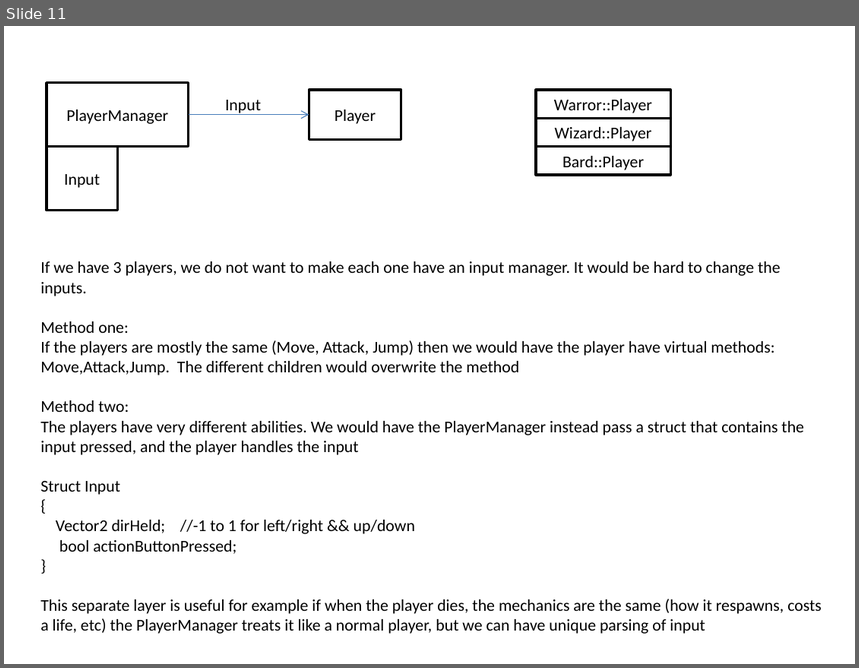
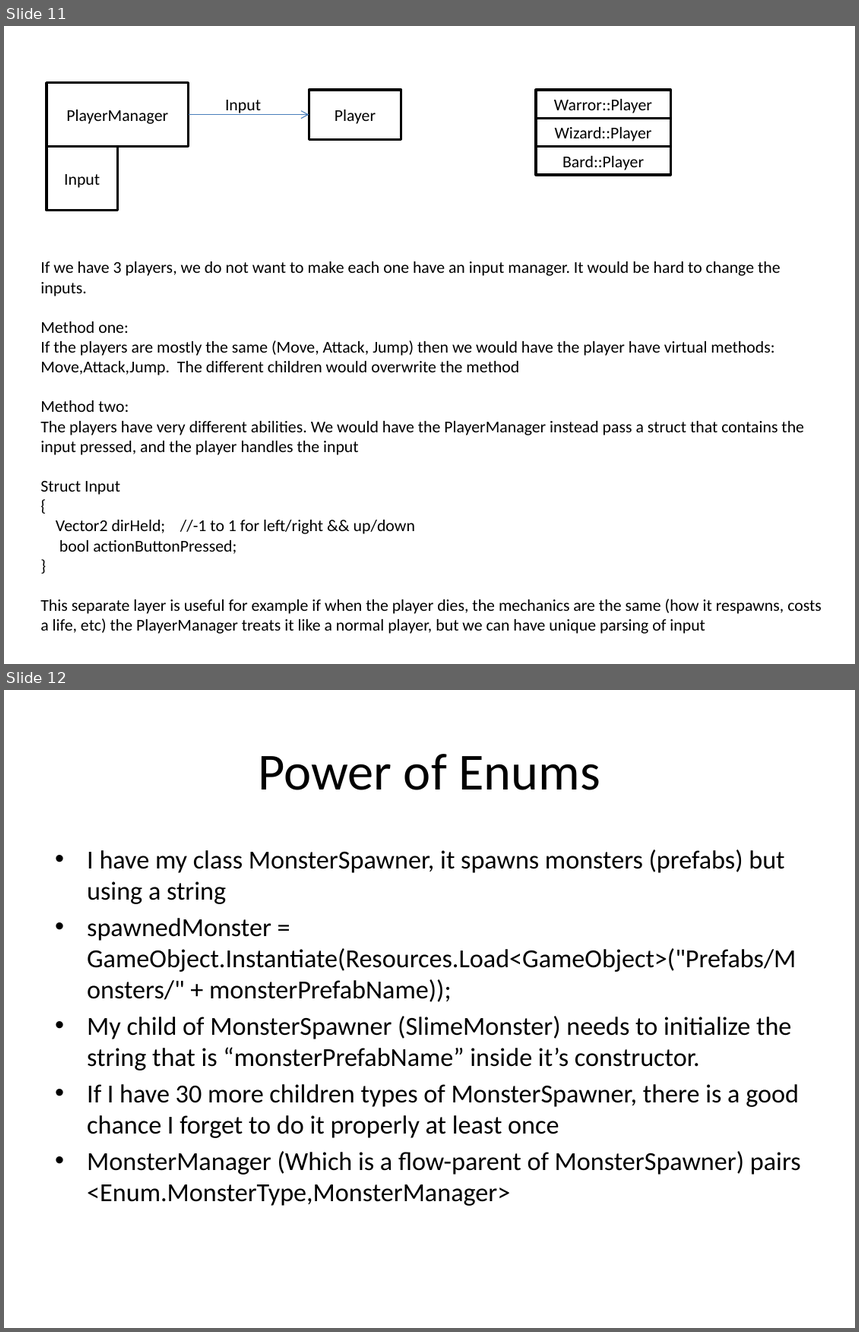
Before and after one commit to mattstg/GoopSoupV2, a slide deck: Docs/FlowPresentation.pptx. Shown one above the other, each under a label of ours: slide 11 before the commit, slides 11 and 12 after it. The pictures are 859x668 and 859x1332 pixels, drawn with LibreOffice and Linux fonts; fonts in the diff are those of the drawing. Boxes give left, top, right and bottom in pixels: in the first picture for what was removed or moved away, otherwise in the second. Text is boxed around its words. In the diff, an @@ line names an element or a change of style, - is before the commit and + after.

```diff
--- a/Docs/FlowPresentation.pptx
+++ b/Docs/FlowPresentation.pptx
@@ slide 12 added at box(4, 690, 855, 1328), background #FFFFFF @@
@@ title added at box(258, 754, 601, 790), 44 pt, text #000000 @@
+Power of Enums
@@ text added at box(87, 850, 801, 1206), 22 pt, text #000000 @@
+• I have my class MonsterSpawner, it spawns monsters (prefabs) but using a string
+• spawnedMonster = GameObject.Instantiate(Resources.Load<GameObject>("Prefabs/Monsters/" + monsterPrefabName));
+• My child of MonsterSpawner (SlimeMonster) needs to initialize the string that is “monsterPrefabName” inside it’s constructor.
+• If I have 30 more children types of MonsterSpawner, there is a good chance I forget to do it properly at least once
+• MonsterManager (Which is a flow-parent of MonsterSpawner) pairs <Enum.MonsterType,MonsterManager>
```
Also in this commit, not shown: 12 other slides added, 6 other files.
